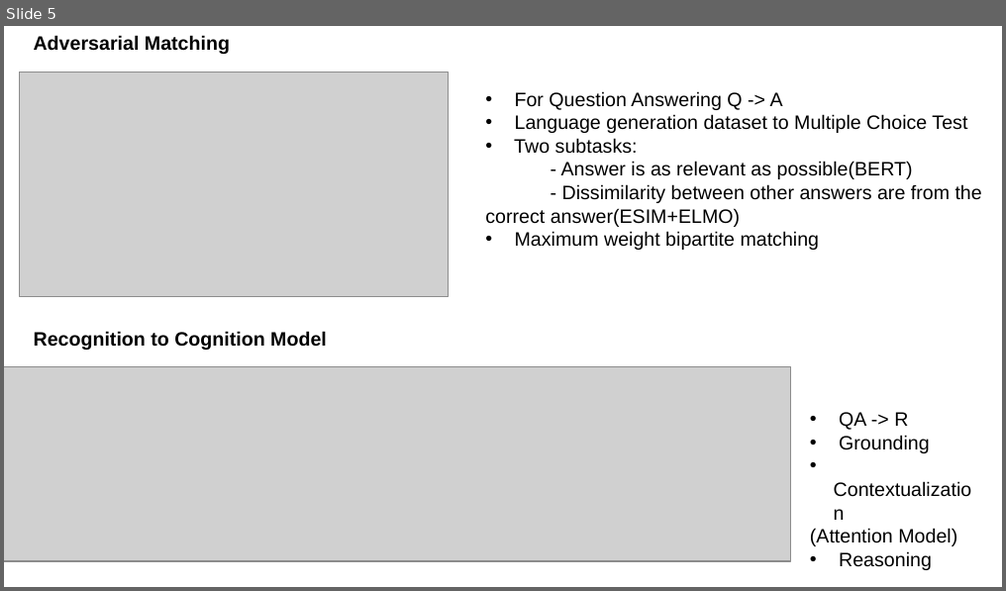
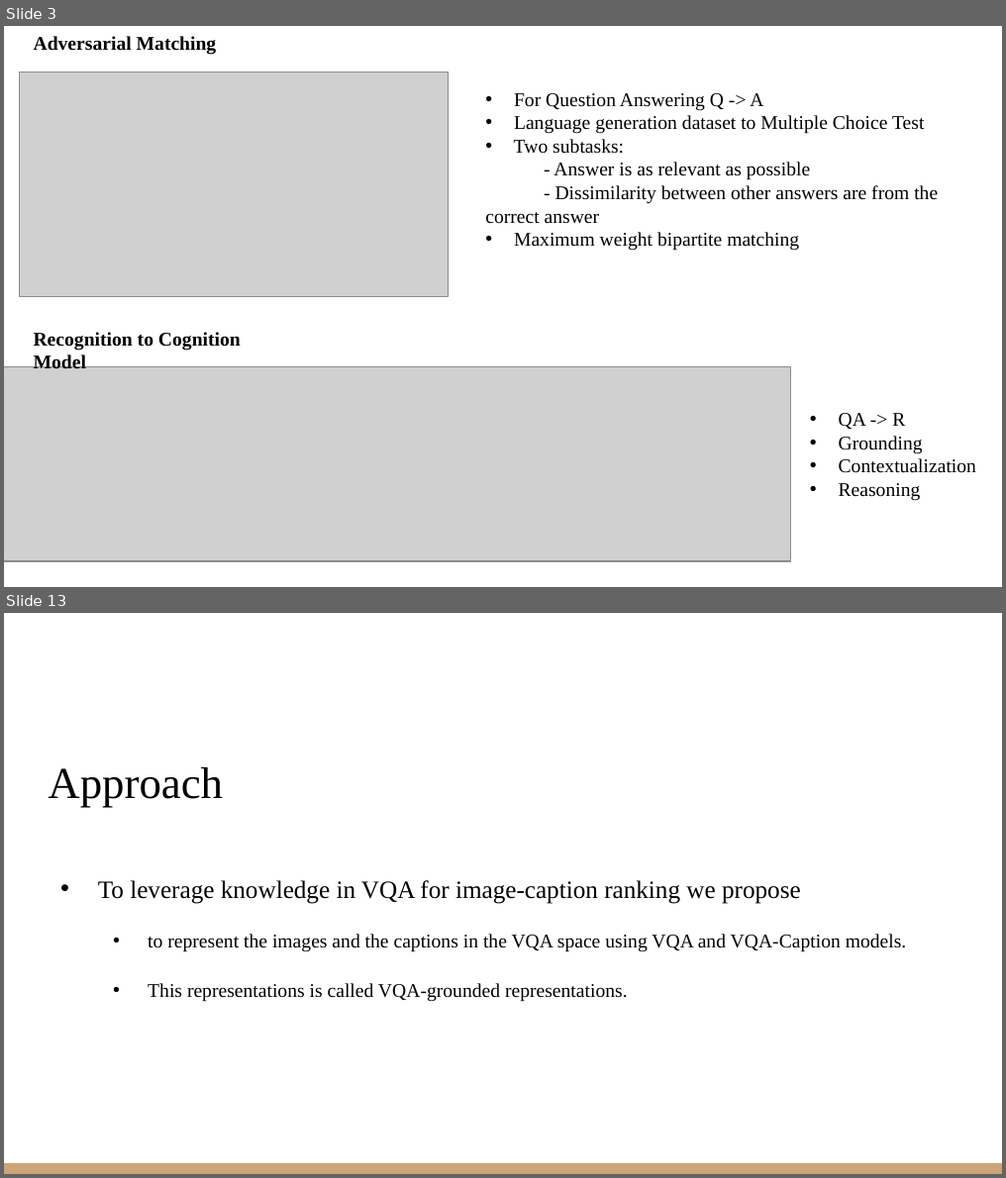
Before and after one commit to VarunBohara/Mini-Project-Documents, a slide deck: Literature Survey 2.pptx. Shown one above the other, each under a label of ours: slide 5 before the commit, slides 3 and 13 after it; the slides between them are not shown. The pictures are 1006x591 and 1006x1178 pixels, drawn with LibreOffice and Linux fonts; fonts in the diff are those of the drawing; grey boxes stand for pictures. Boxes give left, top, right and bottom in pixels: in the first picture for what was removed or moved away, otherwise in the second. Text is boxed around its words. In the diff, an @@ line names an element or a change of style, - is before the commit and + after.

```diff
--- a/Literature Survey 2.pptx
+++ b/Literature Survey 2.pptx
@@ slide 13 added at (4, 613, 1002, 1174), background #FFFFFF @@
@@ title added at (48, 767, 223, 808), 32 pt, text #000000 @@
+Approach
@@ text added at (98, 880, 907, 1002), 14 pt, text #000000 @@
+• To leverage knowledge in VQA for image-caption ranking we propose
+  • to represent the images and the captions in the VQA space using VQA and VQA-Caption models.
+  • This representations is called VQA-grounded representations.
@@ rectangle added at (4, 1163, 1002, 1174), fill #CCA677 @@
@@ what was slide 5 is now slide 3 @@
@@ slide 3 changed as well @@
@@ text at (514, 93, 924, 251): font Arial to Times New Roman in "For Question Answering Q -> A", "Language generation dataset to Multiple Choice Test", "Two subtasks:", "Maximum weight bipartite matching" @@
@@ text at (485, 162, 938, 224): text changed; font Arial to Times New Roman @@
-- Answer is as relevant as possible(BERT)
-- Dissimilarity between other answers are from the correct answer(ESIM+ELMO)
+- Answer is as relevant as possible
+- Dissimilarity between other answers are from the correct answer
@@ font Arial to Times New Roman in 3 elements at (34, 36, 217, 55), (34, 332, 241, 369), (839, 413, 976, 501) @@
@@ text at (810, 528, 957, 547): paragraph removed @@
-(Attention Model)
```
Also in this commit, not shown: 1 other slide changed, 13 other slides added, 9 slides removed.
